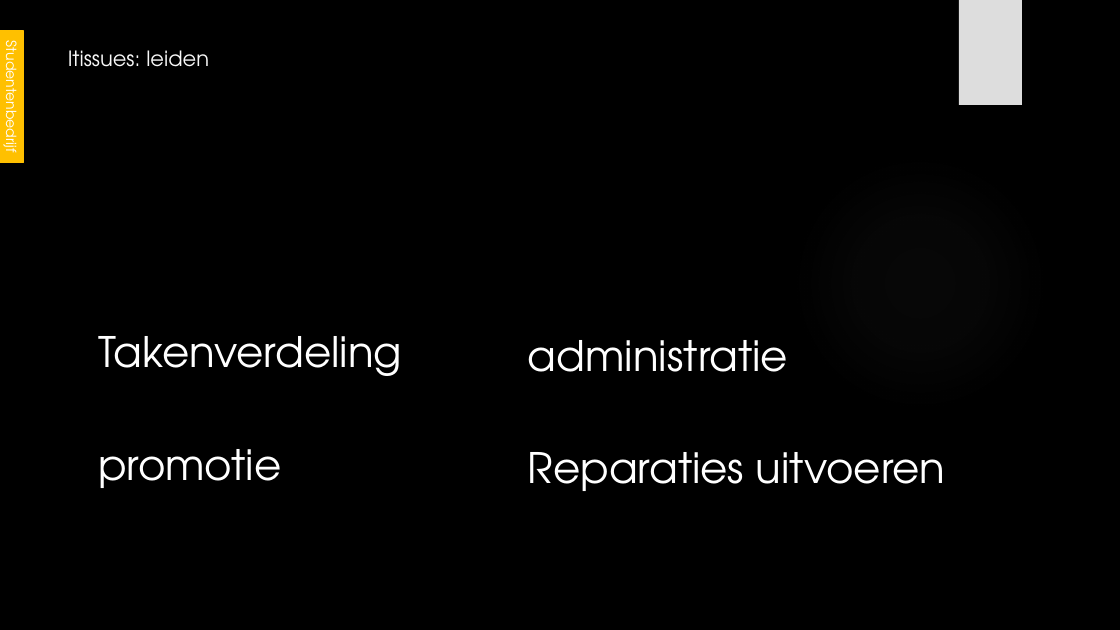
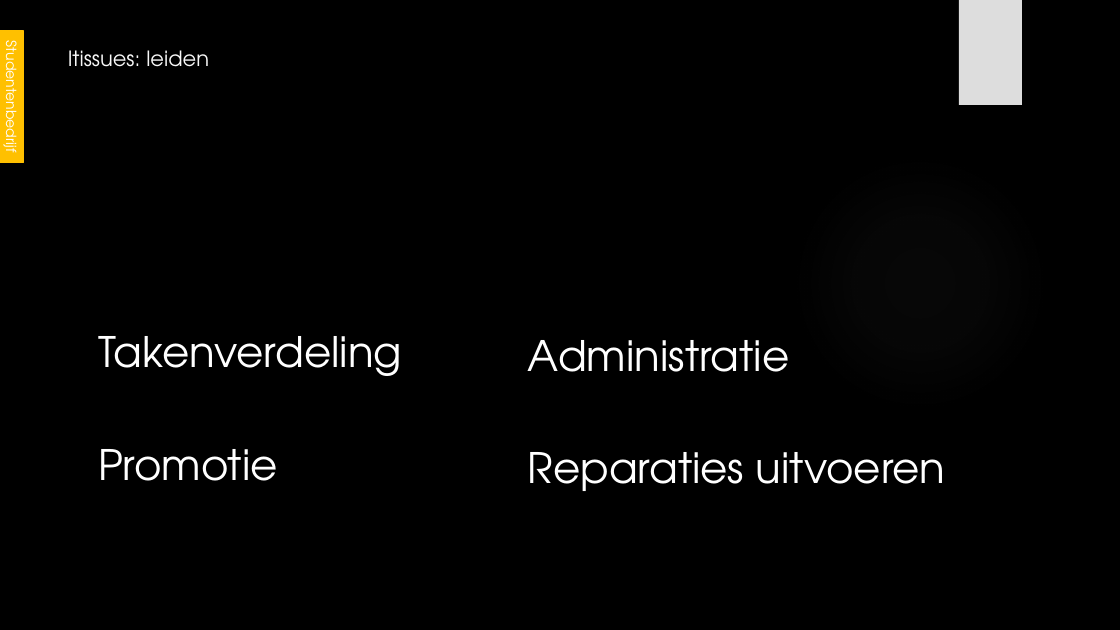
Before and after one commit to its-3ncrypt/Led_Cube_arduino, a slide deck: slide 4 of _Administratie/Presentatie GIP.pptx. Drawn at 1120x630 pixels with LibreOffice and Linux fonts; fonts in the diff are those of the drawing; background and template pictures are left out. Boxes give left, top, right and bottom in pixels: in the first picture for what was removed or moved away, otherwise in the second. Text is boxed around its words. In the diff, an @@ line names an element or a change of style, - is before the commit and + after.

```diff
--- a/_Administratie/Presentatie GIP.pptx
+++ b/_Administratie/Presentatie GIP.pptx
@@ text at (528,340,790,372): text changed @@
-administratie
+Administratie
@@ text at (98,449,278,481): text changed @@
-promotie
+Promotie
```
Also in this commit, not shown: 7 other slides changed, 1 other file.
